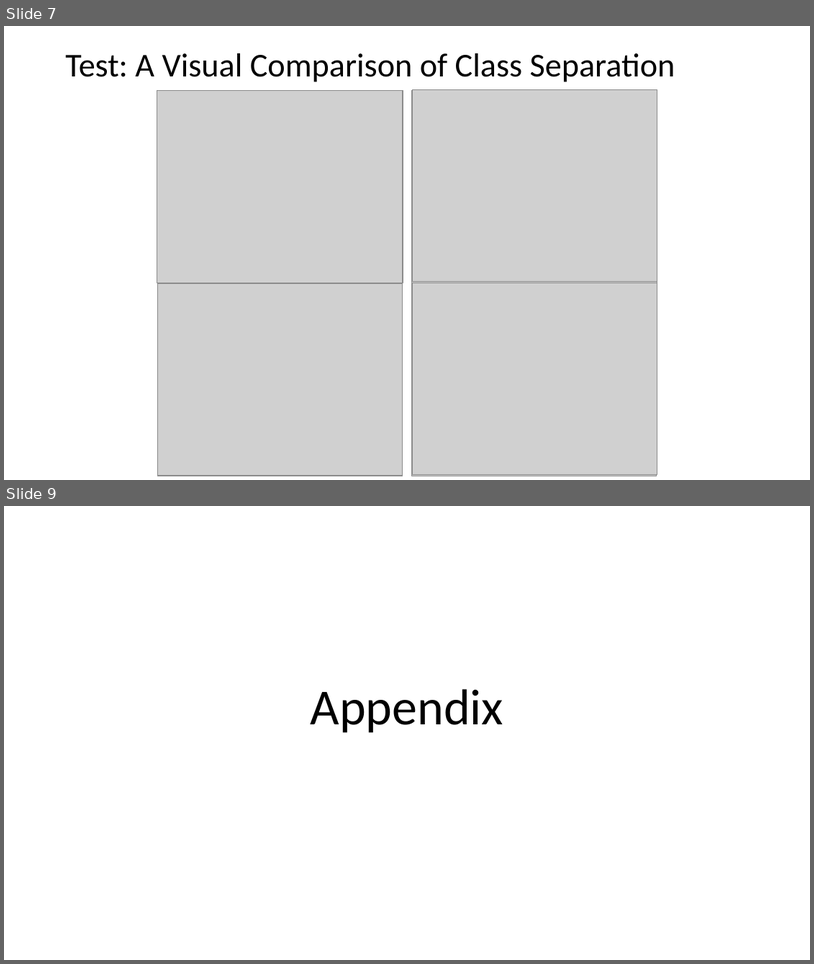
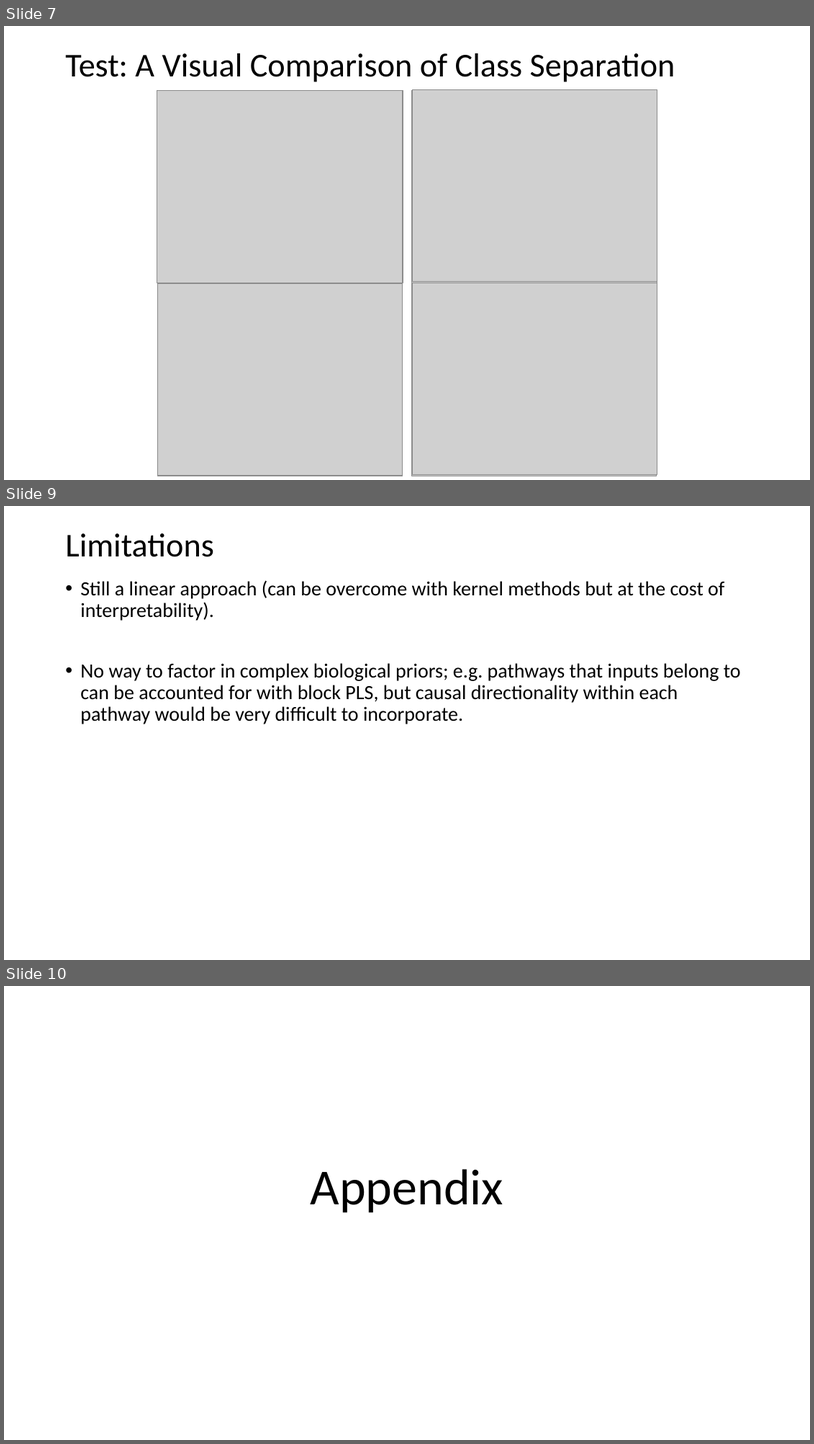
Before and after one commit to derekim23/pcr_v_pls, a slide deck: PCR_v_PLS.pptx. Shown one above the other, each under a label of ours: slides 7 and 9 before the commit, slides 7, 9 and 10 after it; the slides between them are not shown. The pictures are 814x964 and 814x1444 pixels, drawn with LibreOffice and Linux fonts; fonts in the diff are those of the drawing; grey boxes stand for pictures. Boxes give left, top, right and bottom in pixels: in the first picture for what was removed or moved away, otherwise in the second. Text is boxed around its words. In the diff, an @@ line names an element or a change of style, - is before the commit and + after.

```diff
--- a/PCR_v_PLS.pptx
+++ b/PCR_v_PLS.pptx
@@ slide 9 added at (x1=4, y1=506, x2=810, y2=960), background #FFFFFF @@
@@ title added at (x1=65, y1=533, x2=214, y2=557), 39.6 pt, text #000000 @@
+Limitations
@@ text added at (x1=80, y1=580, x2=741, y2=724), 24 pt, text #000000 @@
+• Still a linear approach (can be overcome with kernel methods but at the cost of interpretability).
+• No way to factor in complex biological priors; e.g. pathways that inputs belong to can be accounted for with block PLS, but causal directionality within each pathway would be very difficult to incorporate.
@@ what was slide 9 is now slide 10 @@
```
Also in this commit, not shown: 2 slides changed, 1 slide removed, 3 other files.
